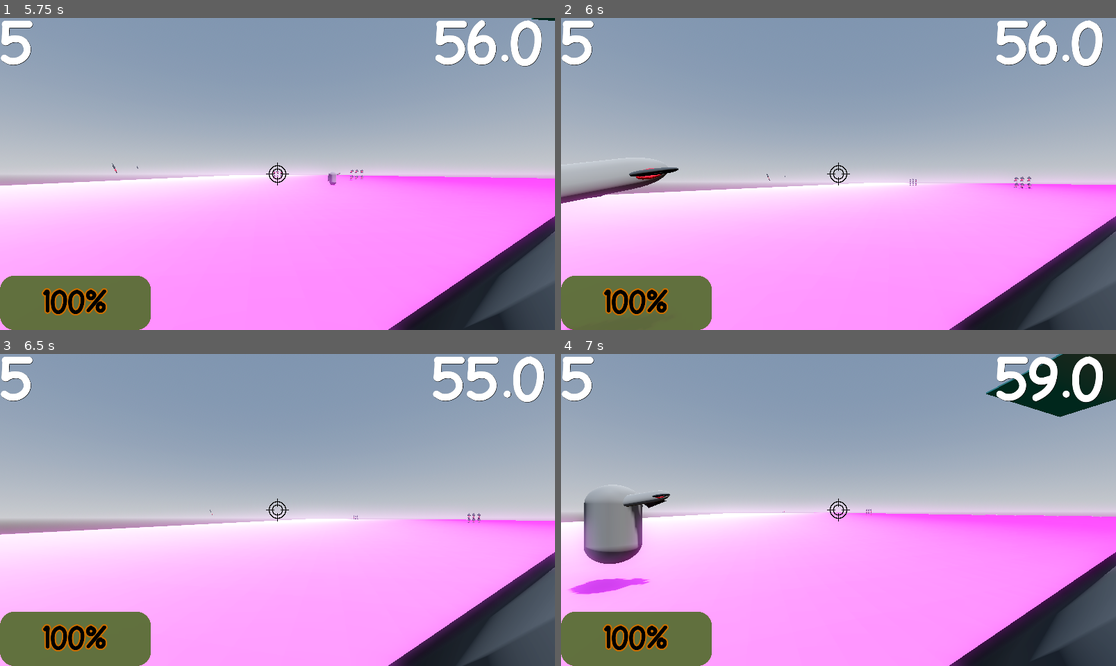
Above: before the commit, frames 1-4 (two rows, left to right).
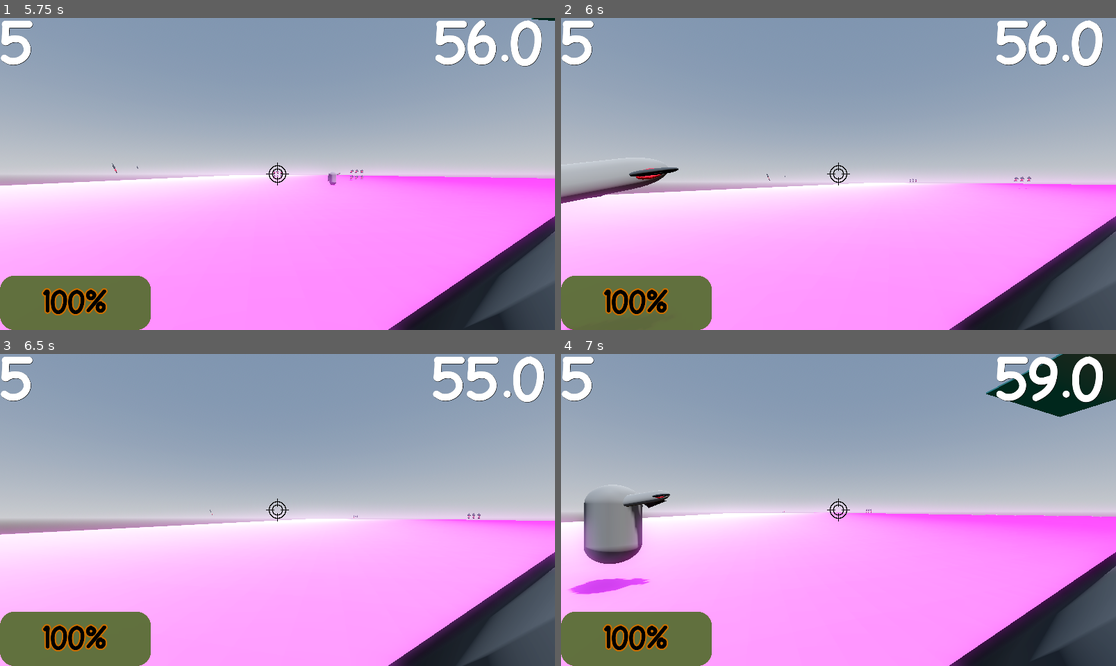
Above: after the commit, the same moments.

Repository: hasofit/NARUTO-FPS-LES-GO
Game: Godot game, scene res://scenes/world.tscn
Two runs of this game, one before a commit and one after it. Both use one fixed random seed, a clock stepped at 60 frames per second and the inputs below.
Inputs (mouse positions are in pixels of both pictures, inside the frame that each line leads up to):
- Up to frame 1 (5.75 s): move the mouse to (305, 174) at 0.52 s; hold W (move_forward) from 0.53 s (still down); tap F (Kunai Wall) at 0.6, 5.1 s; tap Space (jump) at 0.77, 1.52, 3.02, 3.77, 4.52 s; move the mouse to (249, 174) at 1.27 s; tap Q (ShadowClone) at 1.35 s; move the mouse to (288, 167) at 2.02 s; tap K (Start) at 2.1 s; move the mouse to (271, 180) at 2.77 s; click (271, 180) at 2.85 s; move the mouse to (316, 177) at 3.52 s; tap Shift (sprint) at 3.6 s; move the mouse to (233, 170) at 4.27 s; right-click (233, 170) at 4.35 s; move the mouse to (283, 174) at 5.02 s
- Up to frame 2 (6 s): move the mouse to (816, 167) at 5.77 s; release W (move_forward) at 5.78 s; hold A (move_right) from 5.78 s (still down); tap Q (ShadowClone) at 5.85 s
- Up to frame 3 (6.5 s): keep holding A (move_right); tap Space (jump) at 6.02 s
- Up to frame 4 (7 s): move the mouse to (866, 510) at 6.52 s; release A (move_right) at 6.53 s; hold W (move_forward) from 6.53 s (still down); tap K (Start) at 6.6 s; tap Space (jump) at 6.77 s

Frame 1 is identical in both runs. In frame 2, less than 0.1% of the frame differs, in the area x 62-85%, y 52-55%; in frame 3, less than 0.1%; in frame 4, less than 0.1%.
Error in both runs: Cannot call method 'start' on a null value. (res://scripts/player.gd:98)

Commit message:
fixed kunai wall glitches

Diff:
--- a/scenes/kunai_wall.tscn
+++ b/scenes/kunai_wall.tscn
@@ -8,8 +8,8 @@
 height = 5.52376
 
 [node name="Kunai Proj" type="RigidBody3D"]
-collision_layer = 6
-collision_mask = 6
+collision_layer = 7
+collision_mask = 7
 mass = 0.1
 gravity_scale = 0.0
 lock_rotation = true
--- a/scenes/world.tscn
+++ b/scenes/world.tscn
@@ -65,6 +65,8 @@
 [node name="CSGBox3D" type="CSGBox3D" parent="terrain"]
 transform = Transform3D(1, 0, 0, 0, 1, 0, 0, 0, 1, 0.294525, 67.433, 0)
 use_collision = true
+collision_layer = 7
+collision_mask = 7
 size = Vector3(102.094, 1, 132.312)
 material = SubResource("StandardMaterial3D_k0juu")
 
